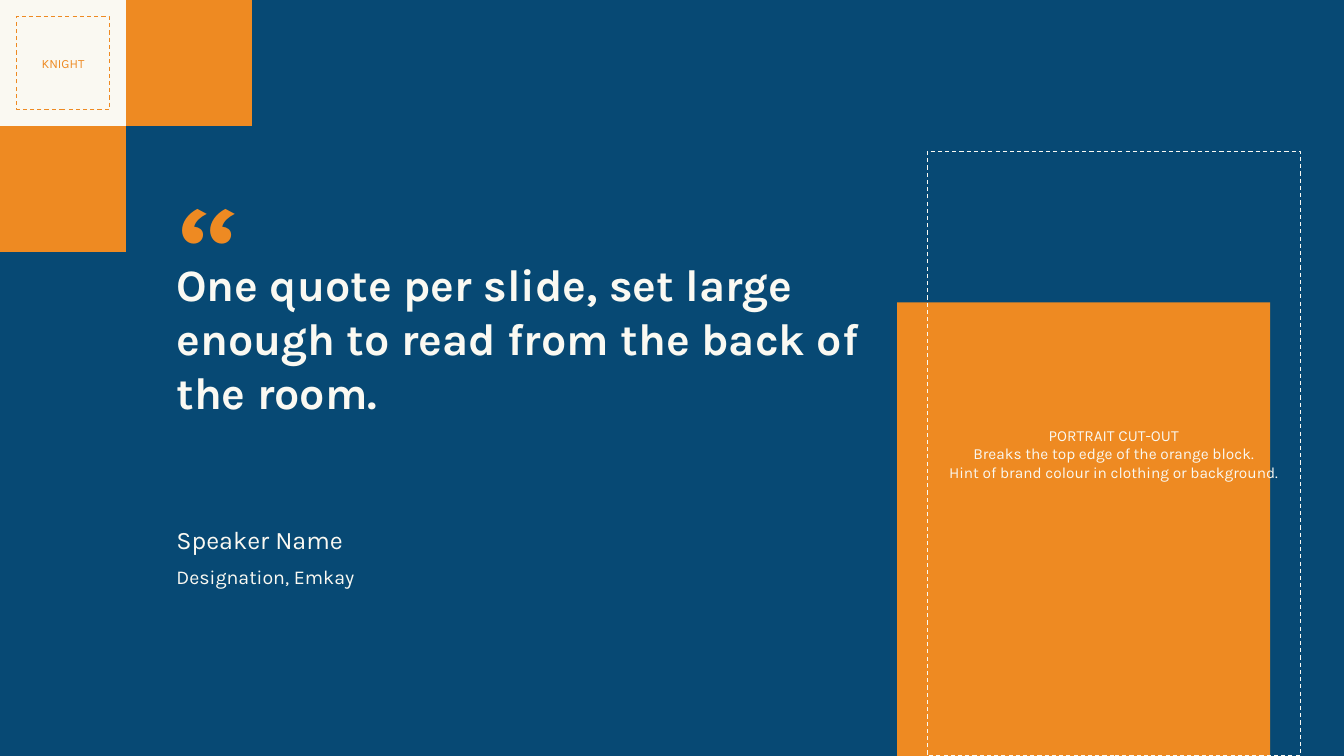
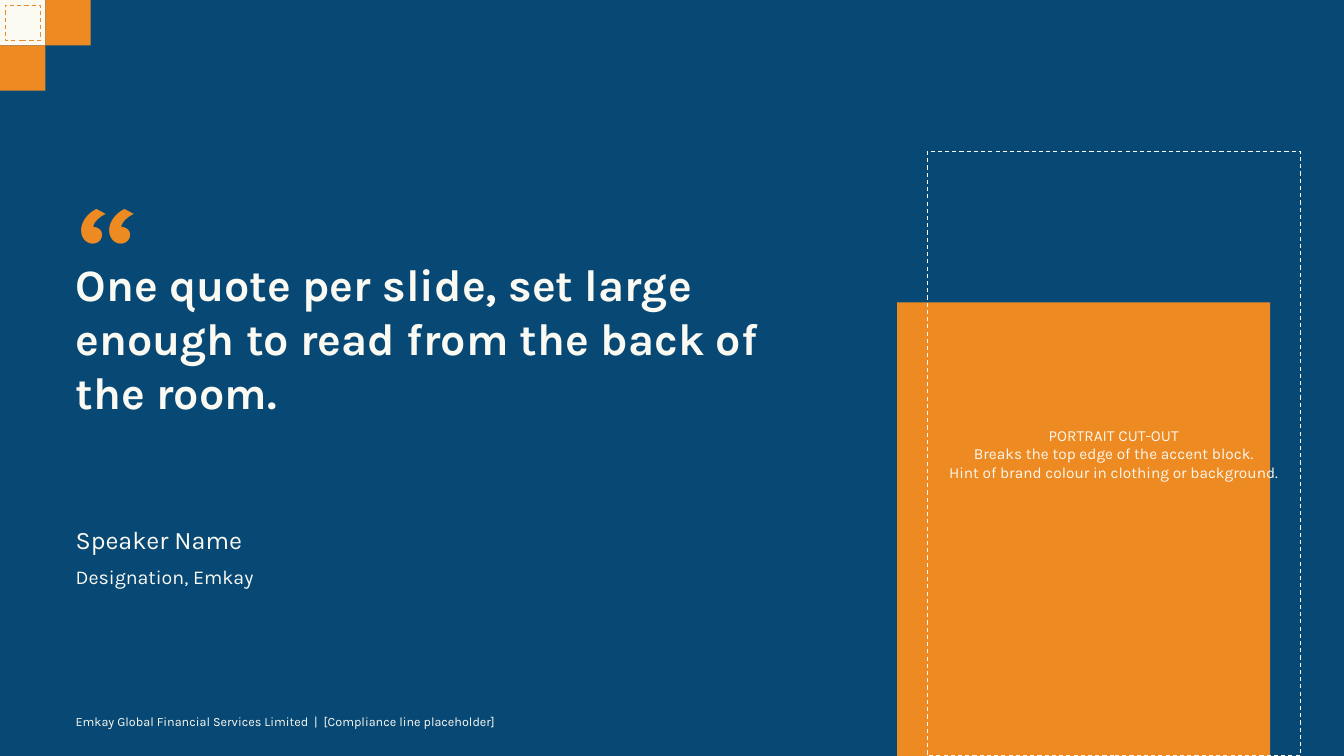
Before and after one commit to soumyakarwa/emkay-ppt-templates, a slide deck: slide 11 of Emkay_Master_Template.pptx. Drawn at 1344x756 pixels with LibreOffice and Linux fonts; fonts in the diff are those of the drawing. Boxes give left, top, right and bottom in pixels: in the first picture for what was removed or moved away, otherwise in the second. Text is boxed around its words. In the diff, an @@ line names an element or a change of style, - is before the commit and + after.

```diff
--- a/Emkay_Master_Template.pptx
+++ b/Emkay_Master_Template.pptx
@@ rectangle: place and size @@
-rectangle at bbox=[0, 0, 126, 126]
+rectangle at bbox=[0, 0, 45, 45]
@@ rectangle: place and size @@
-rectangle at bbox=[16, 16, 109, 109]
+rectangle at bbox=[5, 5, 40, 40]
@@ rectangle: place and size @@
-rectangle at bbox=[126, 0, 252, 126]
+rectangle at bbox=[45, 0, 91, 45]
@@ rectangle: place and size @@
-rectangle at bbox=[0, 126, 126, 252]
+rectangle at bbox=[0, 45, 45, 91]
@@ text in rectangle at bbox=[42, 60, 85, 68]: text removed @@
-KNIGHT
@@ 4 texts: place and size @@
-4 texts at bbox=[176, 146, 859, 589]
+4 texts at bbox=[76, 146, 758, 589]
@@ text in rectangle at bbox=[974, 448, 1253, 463]: text changed @@
-Breaks the top edge of the orange block.
+Breaks the top edge of the accent block.
@@ text added at bbox=[76, 716, 495, 729], 9 pt, text #FAF9F2 @@
+Emkay Global Financial Services Limited | [Compliance line placeholder]
```
Also in this commit, not shown: 11 other slides changed, 3 other files.
